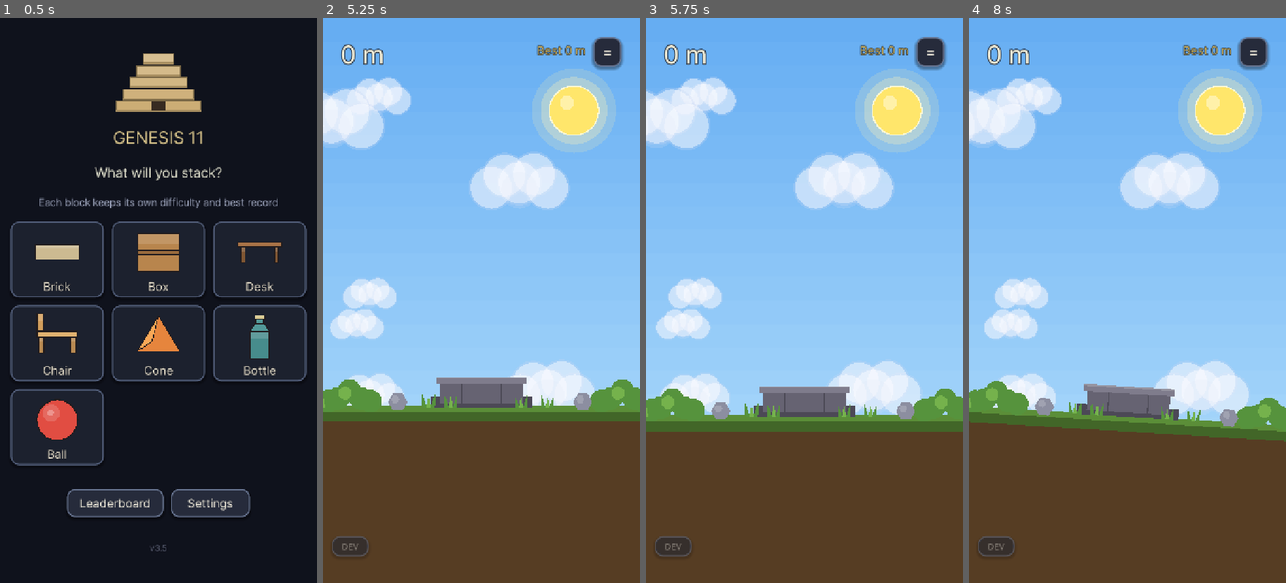
Above: before the commit, frames 1-4 (left to right).
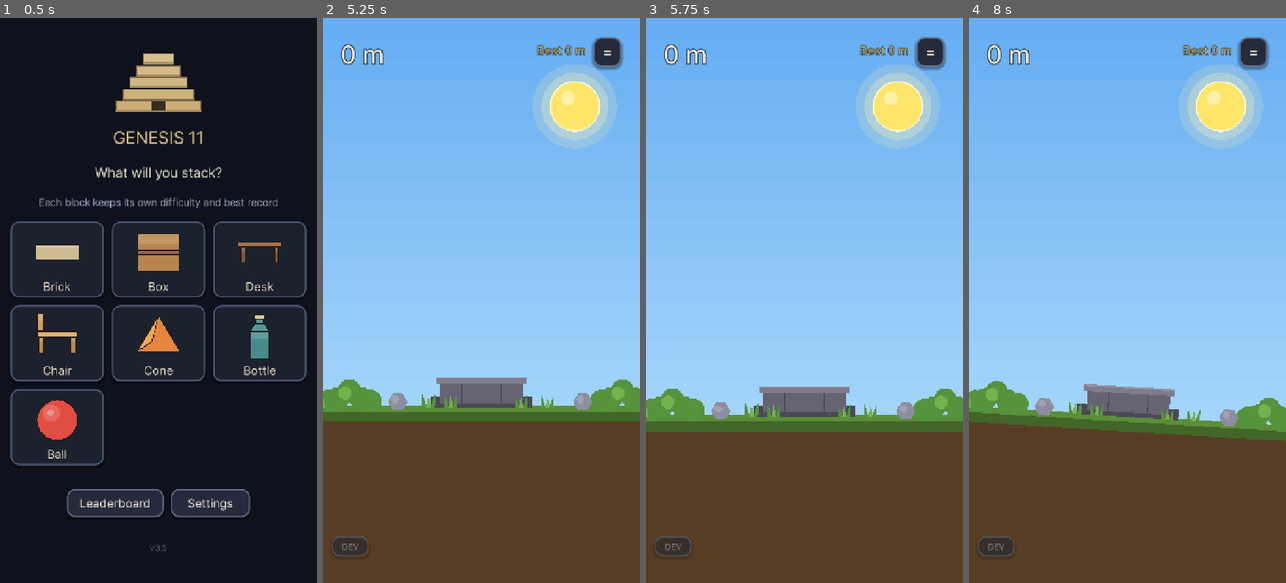
Above: after the commit, the same moments.

Repository: jungrok5/babel-tower
Game: Godot game, scene res://scenes/Main.tscn
Two runs of this game, one before a commit and one after it. Both use one fixed random seed, a clock stepped at 60 frames per second and the inputs below.
Inputs (mouse positions are in pixels of both pictures, inside the frame that each line leads up to):
- Up to frame 1 (0.5 s): no input
- Up to frame 2 (5.25 s): click "Brick" at 0.5 s; tap Enter at 1.25 s; move the mouse to (551, 272) at 1.27 s; tap R at 1.35 s; click (551, 272) at 1.42 s; tap Space at 1.52, 1.82, 2 s; drag from (418, 328) to (465, 413) at 2.02 s; click "Don't show again" at 2.75 s; click "Don't show again" at 3.5 s; click "Don't show again" at 4.25 s; click "Start" at 5 s
- Up to frame 3 (5.75 s): no input
- Up to frame 4 (8 s): click "=" at 5.75 s; click "DEV" at 6.5 s; click "Resume" at 7.25 s

Frame 1 is identical in both runs. In frame 2, 8.9% of the frame differs, in the area x 0-93%, y 8-69%; in frame 3, 9.7%; in frame 4, 9.8%, in the area x 0-93%, y 8-70%.

Commit message:
sky: real parallax atmosphere — layers scroll by altitude, not opacity
Previously the sky only cross-faded opacity in place, so climbing didn't
feel like rising. Rebuilt sky.gd so clouds/stars/wind sit at real
altitudes and scroll downward past you as you climb (parallax), arranged
in realistic bands bottom→top:
  0-60m clear · 70-170m sparse high clouds · 120-600m wind ·
  190-330m dense cloud sea · 330-430m clear above clouds ·
  440-660m stratosphere cirrus wisps · 560m+ stars · 850m+ space.
- Clouds placed by altitude with per-instance parallax (near faster,
  far slower); two shapes (puffy cumulus / thin cirrus).
- Stars sit at altitude and drift down as you ascend (feel of rising
  into space) instead of just fading in place.
- Sun drifts slightly down + fades before the stratosphere.
- screenshot test scrolls the DEV cam through cloud/strato/space bands.

Co-Authored-By: Claude Opus 4.8 <noreply@anthropic.com>
Claude-Session: https://claude.ai/code/session_01Jx8xk1vyhwdsC6SaQay3dQ

Diff:
--- a/scripts/sky.gd
+++ b/scripts/sky.gd
@@ -1,40 +1,87 @@
 extends Control
-## 높이(미터)에 따라 변하는 하늘 배경: 그라데이션 + 구름 + 별.
-## CanvasLayer(화면 고정) 위에 그려져 카메라와 무관하게 배경으로 깔린다.
+## 고도(미터)에 따라 스크롤하는 "실제 대기층" 배경.
+## CanvasLayer(화면 고정) 위에 그려지지만, 구름·별을 각자의 고도에 배치하고
+## 현재 고도만큼 아래로 밀어 그려서 — 올라갈수록 구름/별이 아래로 지나간다(패럴랙스).
+##
+## 실제 대기층 순서(아래→위):
+##   0~60m   : 맑음(구름 없음)          · (새는 main이 15m~ 띄움)
+##   70~170m : 높은 조각구름(드문드문)
+##   120~600m: 바람(스트릭)
+##   190~330m: 구름 가득(층운/적운)
+##   330~430m: 구름 위(맑음)
+##   440~660m: 성층권(얇은 권운)
+##   560m~   : 별이 보이기 시작
+##   820m~   : 우주(칠흑)
 
-var meters: float = 0.0     # 현재 높이(미터) — main이 매 프레임 갱신
-var t: float = 0.0          # 흐른 시간 — 구름/별 애니메이션용
-var wind: float = 0.0       # 현재 바람(-1..1, main이 갱신) — 스트릭 방향/세기
+var meters: float = 0.0     # 현재 고도(미터) — main이 매 프레임 갱신
+var t: float = 0.0          # 흐른 시간 — 반짝임/미세 흐름용
+var wind: float = 0.0       # 현재 바람(-1..1) — 스트릭 방향/세기
 
 const VW := 720.0
 const VH := 1280.0
+const REF_Y := VH * 0.52    # 고도==물체고도일 때 그 물체가 놓이는 화면 y(기준선)
+const PX_PER_M := 12.0      # 고도 1m당 배경이 내려가는 픽셀(패럴랙스 기본치)
 
-# (미터, 위색, 아래색) 키프레임 — 맑은 대낮 → 파란 하늘 → 남색 고공 → 우주 (카툰풍)
+# (미터, 위색, 아래색) — 맑은 대낮 → 파란 하늘 → 성층권 남색 → 우주 칠흑
 const SKY := [
-	[0.0,   Color(0.40, 0.68, 0.95), Color(0.73, 0.89, 0.99)],
-	[230.0, Color(0.20, 0.42, 0.78), Color(0.44, 0.64, 0.92)],
-	[480.0, Color(0.10, 0.14, 0.38), Color(0.20, 0.20, 0.48)],
-	[820.0, Color(0.010, 0.012, 0.03), Color(0.02, 0.02, 0.06)],
+	[0.0,   Color(0.40, 0.68, 0.95), Color(0.74, 0.90, 0.99)],
+	[240.0, Color(0.22, 0.46, 0.82), Color(0.46, 0.68, 0.94)],
+	[470.0, Color(0.12, 0.20, 0.52), Color(0.24, 0.36, 0.66)],
+	[660.0, Color(0.05, 0.07, 0.24), Color(0.10, 0.13, 0.34)],
+	[850.0, Color(0.010, 0.012, 0.03), Color(0.02, 0.02, 0.06)],
 ]
 
-var _stars := []            # [Vector2 pos, float size, float phase]
-var _clouds := []           # [Vector2 pos, float scale, float speed]
-var _streaks := []          # [float y, float len, float phase] — 바람 스트릭
+# 구름 인스턴스: {alt(고도m), x(화면x), scale, par(패럴랙스계수), kind("puffy"|"cirrus")}
+var _clouds: Array = []
+# 별 인스턴스: {alt, x, size, ph(반짝임 위상), par}
+var _stars: Array = []
+# 바람 스트릭: {alt, len, x0}
+var _streaks: Array = []
 
 
 func _ready() -> void:
 	set_anchors_preset(Control.PRESET_FULL_RECT)
 	mouse_filter = Control.MOUSE_FILTER_IGNORE
-	for i in 90:
-		_stars.append([Vector2(randf() * VW, randf() * VH * 0.85), randf_range(1.0, 2.6), randf() * TAU])
-	for i in 7:
-		_clouds.append([Vector2(randf() * VW, randf_range(120, 900)), randf_range(0.7, 1.6), randf_range(6.0, 16.0)])
-	for i in 14:
-		_streaks.append([randf() * VH, randf_range(40, 110), randf() * VW])
+
+	# 구름 밴드: [고도min, 고도max, 개수, 종류] — 실제 대기층 밀도 프로파일
+	var bands := [
+		[70.0, 170.0, 6, "puffy"],     # 높은 조각구름(드문드문)
+		[190.0, 330.0, 20, "puffy"],   # 구름 가득(빽빽)
+		[440.0, 660.0, 8, "cirrus"],   # 성층권 얇은 권운
+	]
+	for b in bands:
+		for i in int(b[2]):
+			_clouds.append({
+				"alt": randf_range(b[0], b[1]),
+				"x": randf() * VW,
+				"scale": randf_range(0.7, 1.5),
+				"par": randf_range(0.78, 1.16),
+				"kind": b[3],
+			})
+	_clouds.sort_custom(func(a, c): return float(a["par"]) < float(c["par"]))  # 먼 것 먼저(뒤에)
+
+	# 별: 고도 580~1400m에 넓게. 먼 배경이라 par 작게(천천히 흐름).
+	for i in 130:
+		_stars.append({
+			"alt": randf_range(580.0, 1400.0),
+			"x": randf() * VW,
+			"size": randf_range(1.0, 2.7),
+			"ph": randf() * TAU,
+			"par": randf_range(0.30, 0.52),
+		})
+
+	# 바람 스트릭: 바람 부는 고도대(120~600m)에 분포
+	for i in 16:
+		_streaks.append({"alt": randf_range(120.0, 600.0), "len": randf_range(40.0, 120.0), "x0": randf() * VW})
 
 
-func _process(delta: float) -> void:
+func _process(_delta: float) -> void:
 	queue_redraw()
+
+
+## 어떤 고도(alt)의 물체가 지금 화면 어디(y)에 오는가 — 고도가 오를수록 아래로 내려온다.
+func _alt_to_y(alt: float, par: float) -> float:
+	return REF_Y + (meters - alt) * PX_PER_M * par
 
 
 func _sky_colors() -> Array:
@@ -52,42 +99,54 @@
 	var cols := _sky_colors()
 	var top: Color = cols[0]
 	var bot: Color = cols[1]
-	# 세로 그라데이션 (여러 밴드로 근사)
-	var bands := 24
+	# 세로 그라데이션
+	var bands := 28
 	for i in bands:
 		var f := float(i) / float(bands - 1)
-		var c := top.lerp(bot, f)
-		draw_rect(Rect2(0, VH * i / bands, VW, VH / bands + 1), c)
+		draw_rect(Rect2(0, VH * i / bands, VW, VH / bands + 1), top.lerp(bot, f))
 
-	# 해 — 지상에서 밝게 떠 있다가 고공(성층권~우주)으로 갈수록 사라진다
-	var sun_a := clampf((300.0 - meters) / 160.0, 0.0, 1.0)
+	# 해 — 지상에서 밝게. 올라갈수록 서서히 내려가며(고도감) 성층권 전에 사라진다.
+	# (아무리 올라도 해보다 높이 갈 순 없으니 완전히 지나치진 않고 위쪽에서 페이드아웃)
+	var sun_a := clampf((300.0 - meters) / 150.0, 0.0, 1.0)
 	if sun_a > 0.0:
-		_draw_sun(Vector2(VW - 150.0, 210.0), sun_a)
+		var sun_y := 200.0 + meters * 0.45      # 오를수록 살짝 아래로(움직임 체감)
+		_draw_sun(Vector2(VW - 148.0, sun_y), sun_a)
 
-	# 별 — 고공에서 서서히 나타남 (>350m)
-	var star_a := clampf((meters - 350.0) / 400.0, 0.0, 1.0)
+	# 별 — 고도별 위치. 올라가면 아래로 흐른다(우주로 상승하는 느낌).
+	var star_a := clampf((meters - 560.0) / 160.0, 0.0, 1.0)
 	if star_a > 0.0:
 		for s in _stars:
-			var tw := 0.5 + 0.5 * sin(t * 2.0 + s[2])
-			draw_circle(s[0], s[1], Color(1, 1, 1, star_a * (0.4 + 0.6 * tw)))
+			var sy := _alt_to_y(float(s["alt"]), float(s["par"]))
+			if sy < -20.0 or sy > VH + 20.0:
+				continue
+			var tw := 0.45 + 0.55 * sin(t * 2.0 + float(s["ph"]))
+			draw_circle(Vector2(float(s["x"]), sy), float(s["size"]), Color(1, 1, 1, star_a * tw))
 
-	# 구름 — 지상 근처(0~)부터 폭신하게 떠 있다가 성층권(340m~)에서 사라짐
-	var cloud_a := clampf((meters + 40.0) / 80.0, 0.0, 1.0) \
-		* clampf((340.0 - meters) / 90.0, 0.0, 1.0)
-	if cloud_a > 0.0:
-		for c in _clouds:
-			var x := fmod(c[0].x + t * c[2], VW + 400.0) - 200.0
-			_draw_cloud(Vector2(x, c[0].y), c[1], cloud_a)
-
-	# 바람 스트릭 — 바람이 부는 방향/세기를 시각화
+	# 바람 스트릭 — 바람 세기에 따라. 고도 위치로 배치되어 함께 흐른다.
 	var ws := absf(wind)
 	if ws > 0.06:
 		var dir := signf(wind)
 		for st in _streaks:
-			var x := fmod(st[2] + t * dir * (200.0 + 500.0 * ws), VW + 200.0) - 100.0
-			var a := ws * 0.35
-			draw_line(Vector2(x, st[0]), Vector2(x - dir * st[1], st[0]),
-				Color(0.85, 0.9, 1.0, a), 2.0)
+			var sy := _alt_to_y(float(st["alt"]), 1.0)
+			if sy < 0.0 or sy > VH:
+				continue
+			var x := fmod(float(st["x0"]) + t * dir * (200.0 + 500.0 * ws), VW + 200.0) - 100.0
+			draw_line(Vector2(x, sy), Vector2(x - dir * float(st["len"]), sy),
+				Color(0.9, 0.94, 1.0, ws * 0.4), 2.0)
+
+	# 구름 — 각자의 고도에 배치. 올라갈수록 아래로 지나간다(패럴랙스).
+	for c in _clouds:
+		var cy := _alt_to_y(c["alt"], c["par"])
+		if cy < -240.0 or cy > VH + 240.0:
+			continue
+		# 화면 위/아래 가장자리에서 부드럽게 사라지도록 페이드
+		var a := clampf((cy + 220.0) / 150.0, 0.0, 1.0) * clampf((VH + 220.0 - cy) / 150.0, 0.0, 1.0)
+		# 가벼운 가로 흐름 + 바람 밀림
+		var cx := float(c["x"]) + sin(t * 0.08 + float(c["alt"]) * 0.7) * 16.0 + wind * 40.0 * float(c["par"])
+		if c["kind"] == "cirrus":
+			_draw_cirrus(Vector2(cx, cy), float(c["scale"]), a)
+		else:
+			_draw_cloud(Vector2(cx, cy), float(c["scale"]), a)
 
 
 ## 카툰 해 — 부드러운 후광 + 둥근 몸통 + 은은한 외곽선
@@ -99,16 +158,22 @@
 	draw_circle(c + Vector2(-16, -18), 16.0, Color(1.0, 0.98, 0.86, 0.55 * a))
 
 
-## 카툰 구름 — 폭신한 원 뭉치 + 밝은 아랫면 + 부드러운 흰 외곽선
+## 폭신한 적운(뭉게구름) — 원 뭉치 + 밝은 아랫면 + 부드러운 흰 외곽선
 func _draw_cloud(pos: Vector2, sc: float, a: float) -> void:
 	var lobes := [Vector2(0, 0), Vector2(46, 8), Vector2(-46, 8), Vector2(24, -14), Vector2(-24, -12)]
-	var body := Color(0.99, 0.99, 1.0, 0.92 * a)
-	var edge := Color(0.78, 0.84, 0.95, 0.55 * a)
-	# 외곽선(살짝 큰 원)
+	var body := Color(0.99, 0.99, 1.0, 0.94 * a)
+	var edge := Color(0.78, 0.84, 0.95, 0.5 * a)
 	for o in lobes:
 		draw_circle(pos + o * sc, 37.0 * sc, edge)
-	# 몸통
 	for o in lobes:
 		draw_circle(pos + o * sc, 34.0 * sc, body)
-	# 아랫면 그림자(살짝 회색 → 입체감)
-	draw_circle(pos + Vector2(0, 12) * sc, 30.0 * sc, Color(0.86, 0.89, 0.96, 0.35 * a))
+	draw_circle(pos + Vector2(0, 12) * sc, 30.0 * sc, Color(0.86, 0.89, 0.96, 0.32 * a))
+
+
+## 얇게 늘어진 권운(성층권) — 가로로 긴 옅은 띠 몇 겹
+func _draw_cirrus(pos: Vector2, sc: float, a: float) -> void:
+	var col := Color(0.92, 0.95, 1.0, 0.42 * a)
+	for row in [-10.0, 0.0, 10.0]:
+		for k in range(-3, 4):
+			var p := pos + Vector2(k * 34.0 * sc, row * sc + sin(k * 1.3 + pos.x * 0.01) * 4.0)
+			draw_circle(p, 20.0 * sc, col)
--- a/test/screenshot.gd
+++ b/test/screenshot.gd
@@ -89,12 +89,18 @@
 	Motion._sway = 0.0
 	await _build(4)
 	await _settle(30)
-	main._toggle_inspect()             # inspect ON (지면에서 시작 + 안내 문구)
+	main._toggle_inspect()             # inspect ON (지면=구름 없음 + 안내 문구)
 	await _settle(55)
-	await _shot("04_inspect")          # 관찰 시작: 지면+탑 + 안내(미리보기 고도)
-	main.inspect_pan.y = -9900.0       # 위로 스크롤 → 우주 고도(카메라가 위로 이동)
+	await _shot("04_inspect")          # 지면: 맑음(구름 없음) + 해
+	main.inspect_pan.y = -2862.0       # ~250m: 구름 가득 밴드
+	await _settle(70)
+	await _shot("04c_clouds")          # 구름 층 통과
+	main.inspect_pan.y = -5340.0       # ~450m: 성층권(권운) 진입
+	await _settle(70)
+	await _shot("04d_strato")          # 성층권 얇은 권운
+	main.inspect_pan.y = -9900.0       # ~817m: 우주(별)
 	await _settle(80)
-	await _shot("04b_inspect_space")   # 우주까지 스크롤(어두운 하늘 + 별)
+	await _shot("04b_inspect_space")   # 우주(어두운 하늘 + 별)
 	main._toggle_inspect()             # inspect OFF
 	await _settle(30)
 
